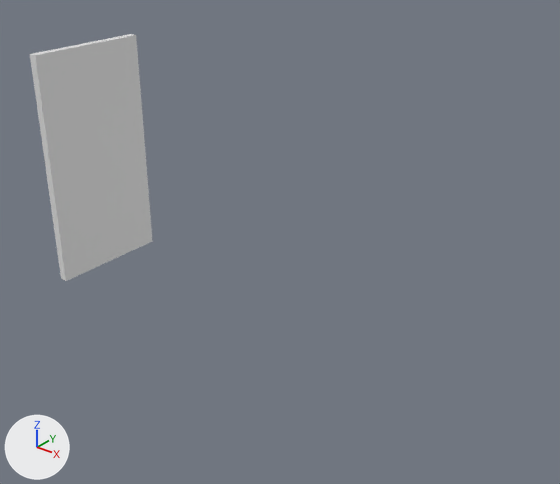
The OBJ model data-syn/Shelf2/bookshelf2.obj: old version first, new version second.
One viewpoint serves both versions: a 50 mm camera at (44.0, -64.5, 37.2) aimed at (-1.7, -7.5, 1.8). The lights are fixed; the arrows at lower left show +X, +Y and +Z. Where no turn or scale is listed for an object, it has been applied to the vertices.

The first picture shows 'bookshelf2'.
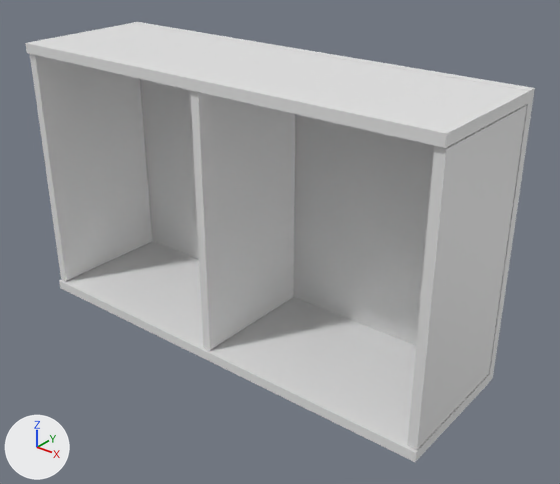
What differs and where, as boxes [x1, y1, x2, y2] in the pictures (560 x 484 px):
'bookshelf2', reshaped (312% wider, 78% taller)
    before: [30, 34, 153, 281]
    after: [25, 22, 535, 462]
part 1 of me_bookshelf2, added
    after: [25, 23, 530, 148]
part 2 of me_bookshelf2, added
    after: [132, 22, 535, 382]
part 3 of me_bookshelf2, added
    after: [59, 242, 490, 462]
part 4 of me_bookshelf2, added
    after: [407, 105, 527, 449]
part 5 of me_bookshelf2, added
    after: [190, 91, 295, 350]

The change, as a diff of the scene's bpy script:
```diff
--- a/data-syn/Shelf2/bookshelf2.obj.py
+++ b/data-syn/Shelf2/bookshelf2.obj.py
@@ me_bookshelf2 @@
 me_bookshelf2.from_pydata(...)  # 8 vertices, 12 faces; spans x -29.8..-28.8, y -15.5..-1.2, z -8.7..18.9
 # used by ob_bookshelf2; location = (0.0, 0.0, 0.0)
+# me_bookshelf2 part 1: a new loose piece, a box spanning x -29.8..20.2, y -15.8..-1.1, z 19.0..20.1
+# me_bookshelf2 part 2: a new loose piece, a box spanning x -29.8..20.1, y -1.0..0.0, z -9.8..20.1
+# me_bookshelf2 part 3: a new loose piece, a box spanning x -29.8..20.2, y -15.8..-1.0, z -9.9..-8.8
+# me_bookshelf2 part 4: a new loose piece, a box spanning x 19.11..20.08, y -15.51..-1.17, z -8.68..18.86
+# me_bookshelf2 part 5: a new loose piece, a box spanning x -5.6..-4.63, y -15.51..-1.17, z -8.68..18.86
```
